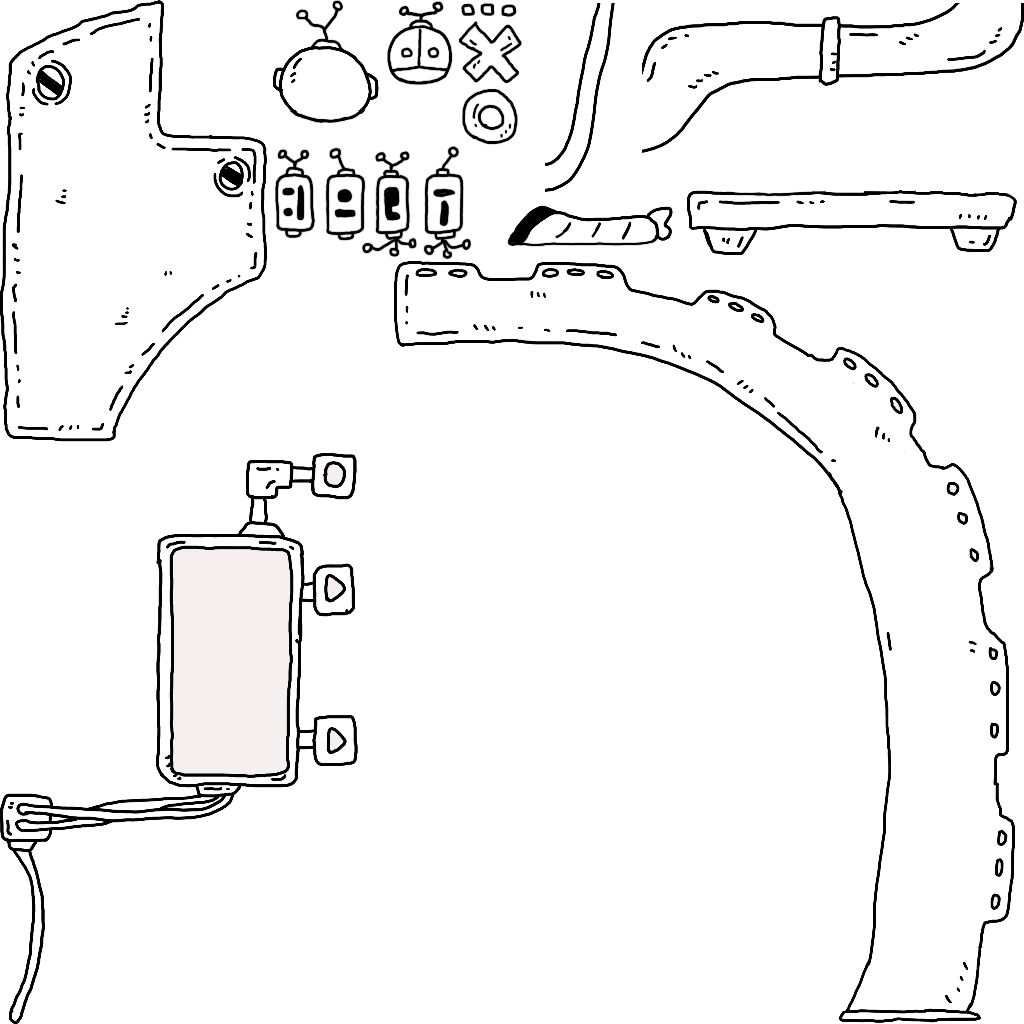
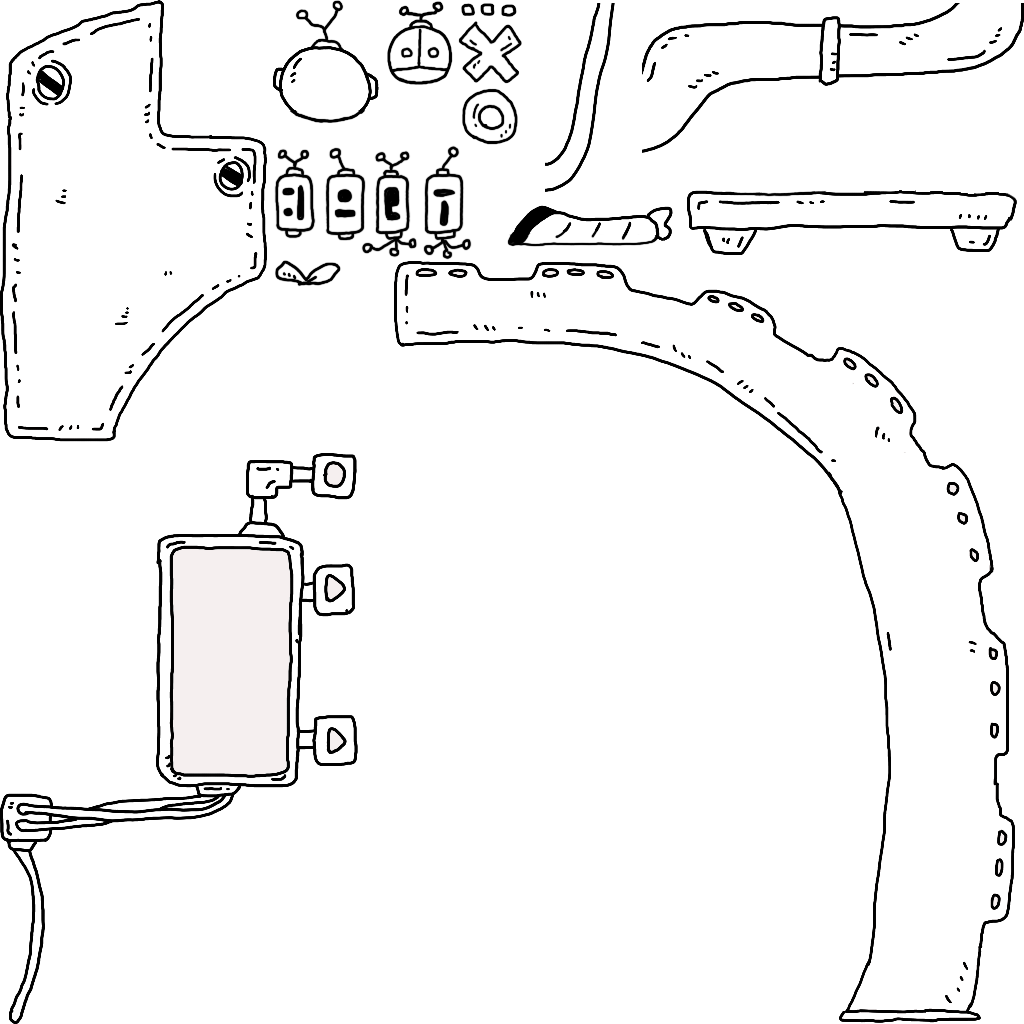
Layer changes from the first (1024, 1024) image to the second:
added group "葉" with 3 layers in group "ラボ入口" over [275, 260, 341, 287]
added layer "レイヤー 20" in group "葉" over [318, 267, 332, 279]
added layer "レイヤー 17" (1st of 2, in "ラボ入口" › "葉") in group "葉" over [275, 260, 341, 287]
added layer "レイヤー 17" (2nd of 2, in "ラボ入口" › "葉") in group "葉" over [275, 260, 341, 287]
